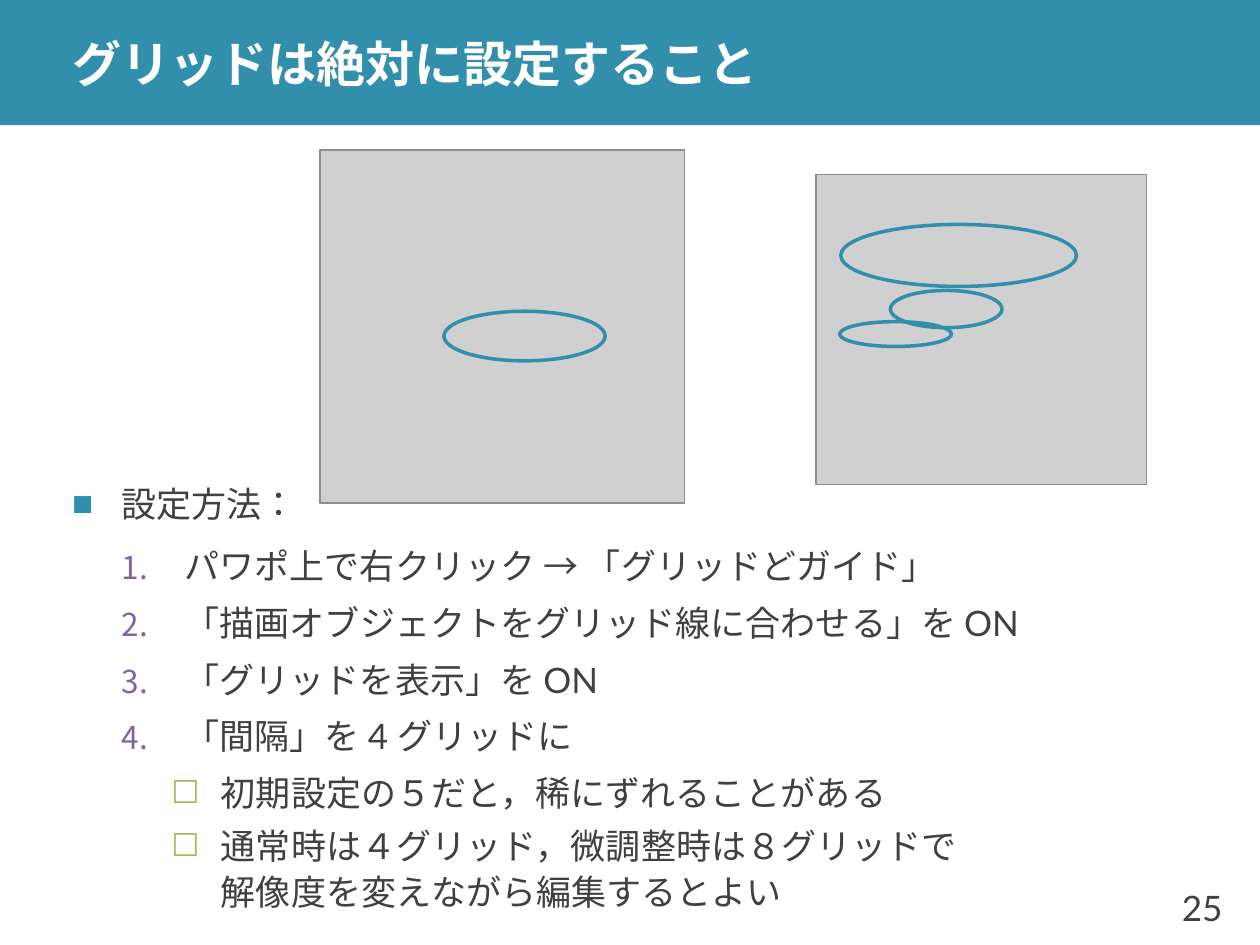
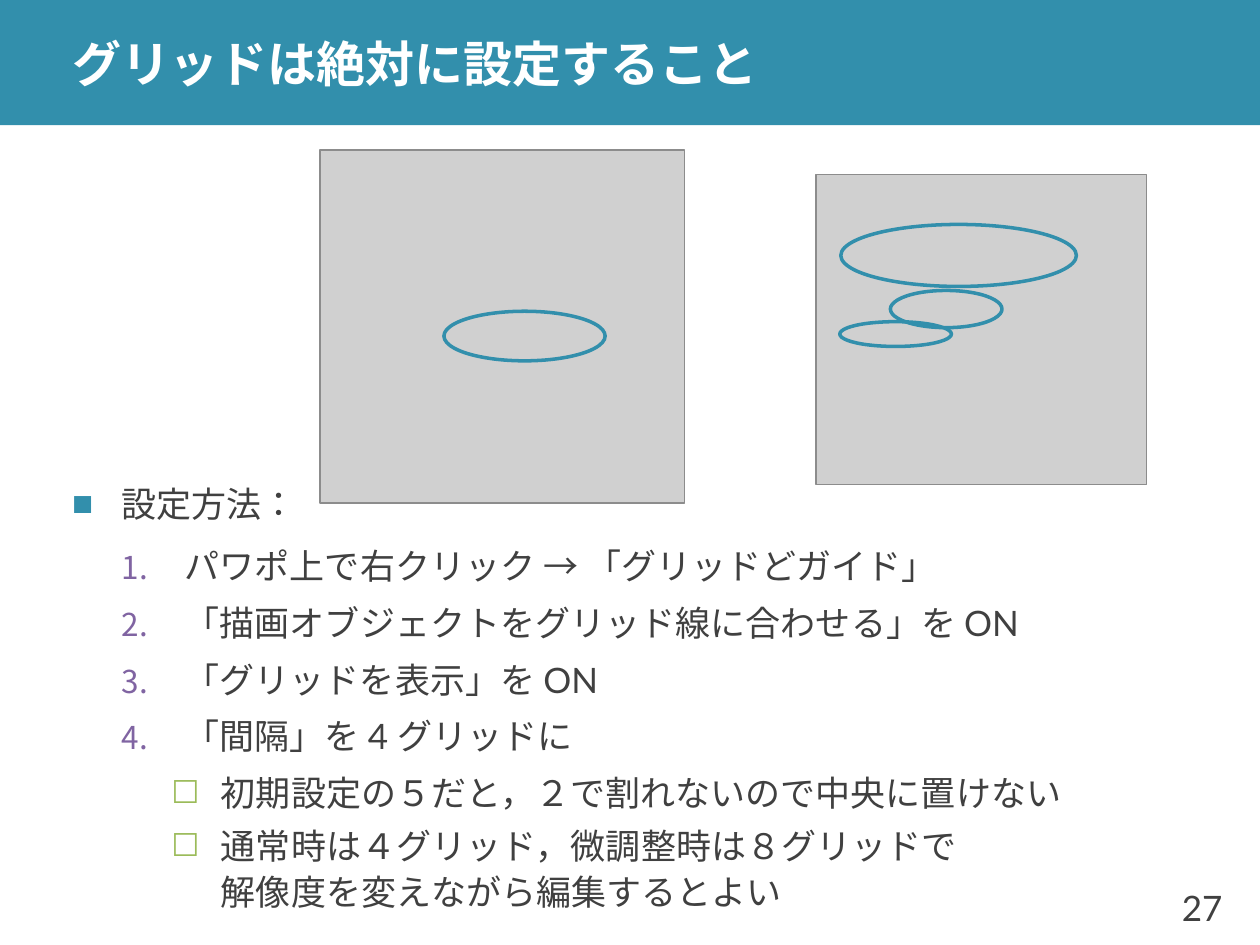
Before and after one commit to shioya-lab/how-to, a slide deck: slide 27 of slide.pptx (slide 25 before the commit). Drawn at 1260x945 pixels with LibreOffice and Linux fonts; fonts in the diff are those of the drawing; grey boxes stand for pictures. Boxes give left, top, right and bottom in pixels: in the first picture for what was removed or moved away, otherwise in the second. Text is boxed around its words. In the diff, an @@ line names an element or a change of style, - is before the commit and + after.

```diff
--- a/slide.pptx
+++ b/slide.pptx
@@ text at (x1=221, y1=776, x2=1061, y2=810): text changed @@
-    ☐ 初期設定の５だと，稀にずれることがある
+    ☐ 初期設定の５だと，２で割れないので中央に置けない
@@ page number at (x1=1182, y1=895, x2=1223, y2=921): text changed @@
-25
+27
```
Also in this commit, not shown: 10 other slides changed, 2 slides added, 1 other file.
